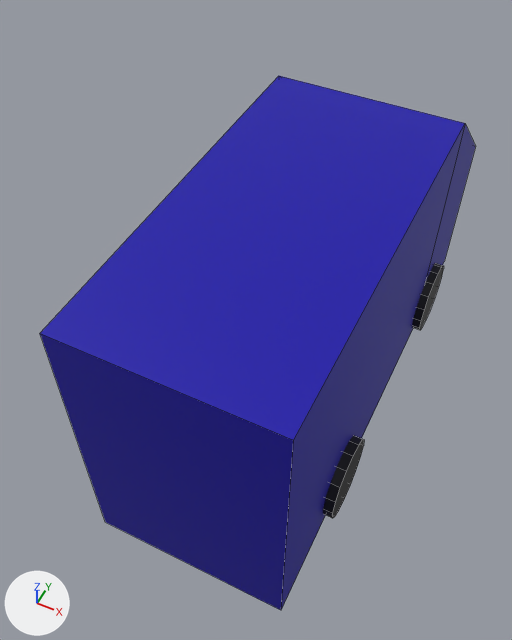
Before and after pictures for a commit that changed the Blender file Designs/PoliceVan.blend.
Both versions are drawn from a 50 mm lens placed at (1.88, -5.07, 6.85), pointed at (-0.31, -0.69, 1.38). The axes (+X, +Y, +Z) are drawn at lower left. The lights are the same throughout. Mesh edges are drawn as thin lines.

Names of what the first picture shows: 'PoliceVan'.
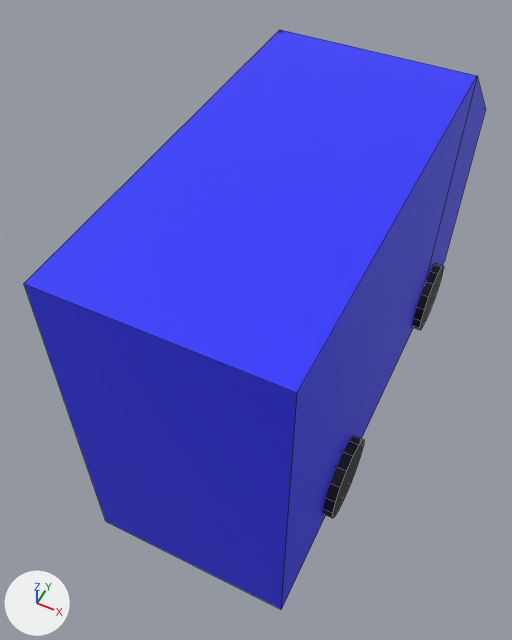
The newer file is also rescaled (x1.5), turned or shifted as a whole; pictures and numbers use the older file's frame.

Edits to the scene script, one JSON object a line:
```json
{"op": "set", "path": "mat_material_policevan.base_color", "old": "(0.00612, 0.0, 0.398)", "new": "(0.0299, 0.0349, 1.0)", "note": "blue #1200a9 -> blue #3034ff"}
{"block": "me_cube", "where": "me_cube.from_pydata(...)  # 76 vertices, 46 faces; spans x -1.1..1.1, y -2.78..2.56, z -0.04..2.98"}
{"block": "me_cube", "where": "# used by ob_policevan; location = (0.0, 0.0, 0.0)"}
{"block": "me_cube", "where": "# before: 4 (-1.0, 1.22, 2.98) at pixel (278, 75), 5 (1.0, 1.22, 2.98) at pixel (465, 123), 8 (-1.0, 2.56, 1.9), 9 (1.0, 2.56, 1.9) at pixel (475, 146)"}
{"block": "me_cube", "change": "me_cube part 1"}
{"op": "add", "block": "me_cube", "code": "for i in [4, 5, 8, 9]: me_cube.vertices[i].co += Vector((0.0, 0.0, 0.5))"}
{"op": "set", "path": "me_cube.vertices[0].co", "old": "(-1.0, -2.78, 0.0)", "new": "(-1.0, -2.77, 0.0)", "note": "pixel (105, 522) -> pixel (105, 521)"}
{"op": "set", "path": "me_cube.vertices[1].co", "old": "(-1.0, -2.78, 2.98)", "new": "(-1.0, -2.77, 3.48)", "note": "pixel (39, 333) -> pixel (23, 283)"}
{"op": "set", "path": "me_cube.vertices[2].co", "old": "(1.0, -2.78, 0.0)", "new": "(1.0, -2.77, 0.0)", "note": "pixel (281, 610) -> pixel (281, 609)"}
{"op": "set", "path": "me_cube.vertices[3].co", "old": "(1.0, -2.78, 2.98)", "new": "(1.0, -2.77, 3.48)", "note": "pixel (293, 440) -> pixel (297, 392)"}
```

What differs and where, as boxes (x1, y1, x2, y2) in the pictures (512 x 640 px):
```json
{"object": "PoliceVan", "change": "recoloured, reshaped", "before": [40, 76, 476, 610], "after": [24, 30, 486, 610], "on screen": "9% taller"}
```
